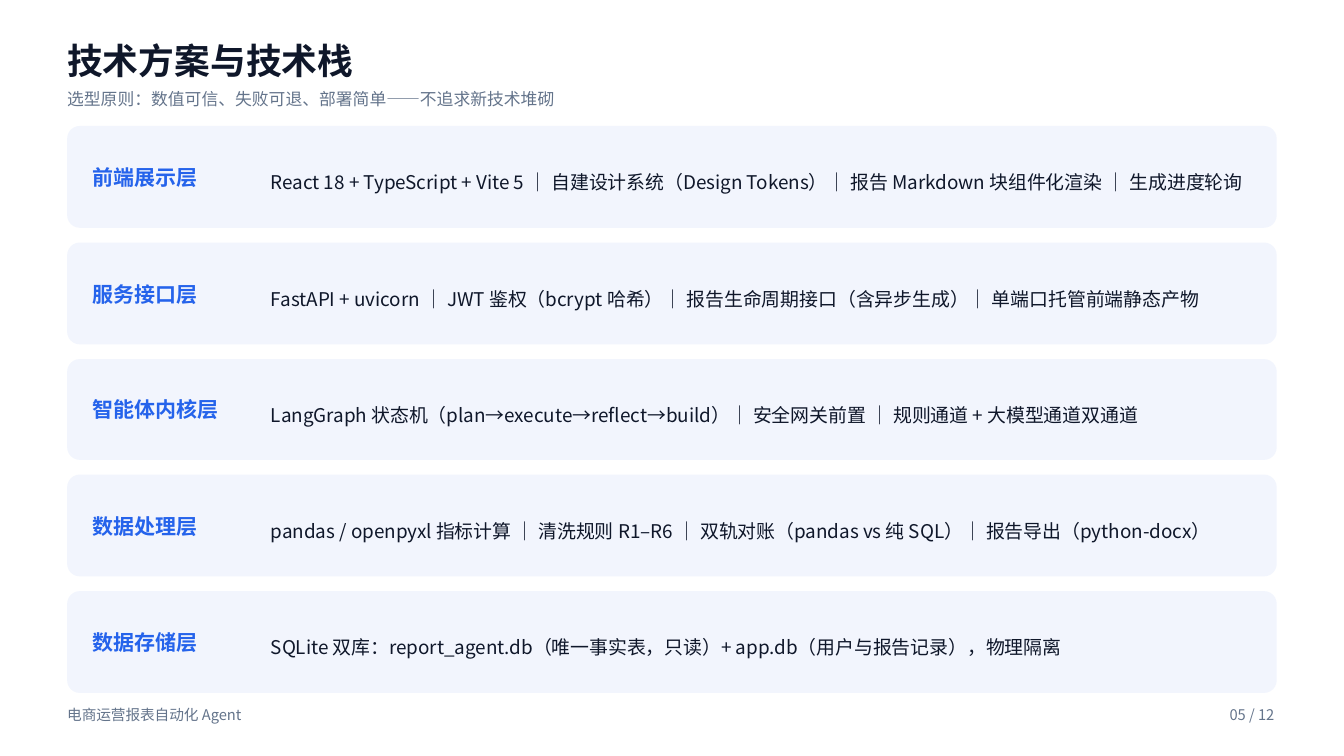
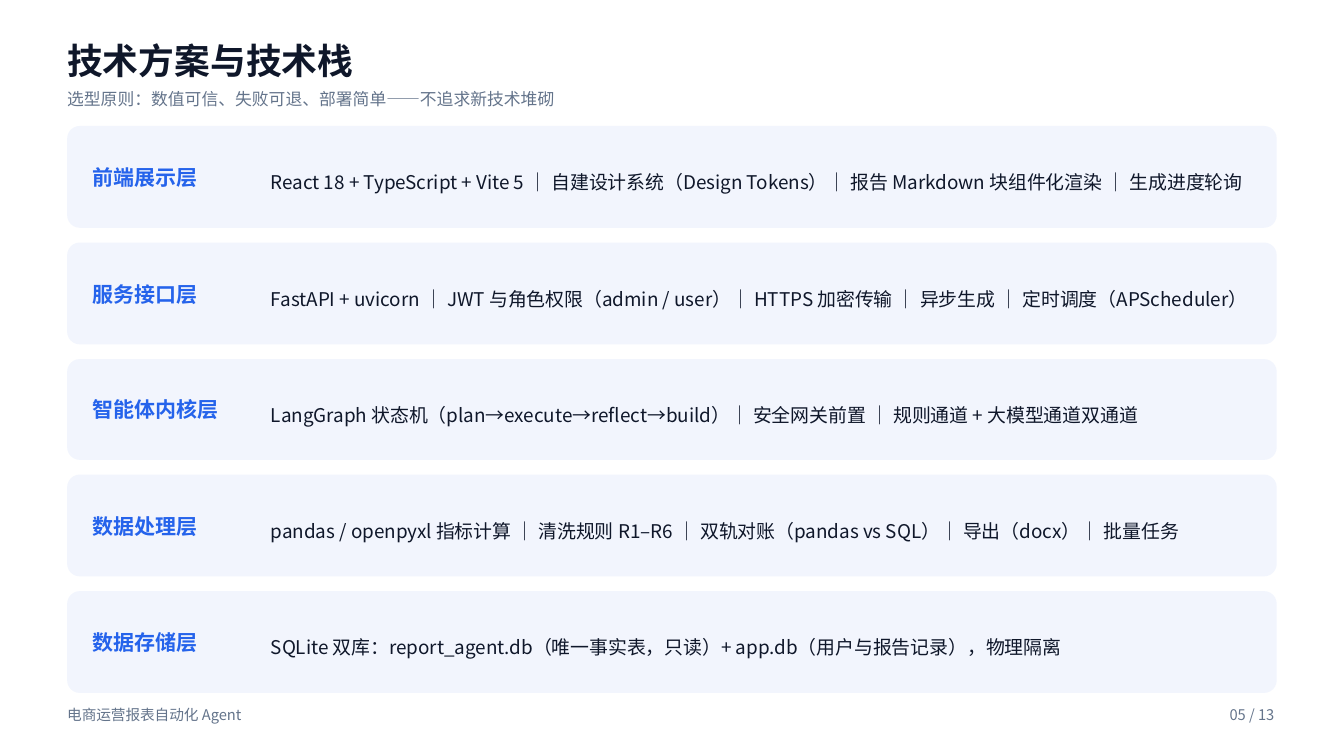
Before and after one commit to KakA82888/dev_master, a slide deck: slide 5 of deliver/电商运营报表自动化Agent/03.ppt/电商运营报表自动化Agent.pptx. Drawn at 1344x756 pixels with LibreOffice and Linux fonts; fonts in the diff are those of the drawing. Boxes give left, top, right and bottom in pixels: in the first picture for what was removed or moved away, otherwise in the second. Text is boxed around its words. In the diff, an @@ line names an element or a change of style, - is before the commit and + after.

Commit message:
docs(PPT): 汇报 PPT 更新至 13 页，补齐本轮新增能力
P05 技术栈：服务接口层补「JWT 与角色权限（admin/user）｜ HTTPS 加密传输 ｜ 定时调度（APScheduler）」，数据处理层补「批量任务」

新增 P09「任务书要求的功能补齐」：深拷贝 P08 三卡版式（沿用配色/圆角/阴影/坐标），内容为 ①定时与批量任务 ②修改意见沉淀 ③角色权限与加密传输

P10 实测结果：自动化测试数 26 → 40；全篇页码重排为 NN / 13

实现要点：先验证每个形状的全部 run 样式一致，再把新文本写入 runs[0] 并删除其余 run，从而在保留字号/颜色/加粗的前提下替换文本

踩坑修复：v1 误用「过滤后位置索引」定位形状导致错位一位、并覆盖了新页页码形状；改为形状真实下标后从备份重跑（备份见 .workbuddy/tmp/ppt_backup_20260915.pptx）

源文档同步：DESIGN.md 页码规则与页面映射表 12→13 行、STORY.md 时长页数（工作目录，不入库）

```diff
--- a/deliver/电商运营报表自动化Agent/03.ppt/电商运营报表自动化Agent.pptx
+++ b/deliver/电商运营报表自动化Agent/03.ppt/电商运营报表自动化Agent.pptx
@@ text at [271, 289, 1248, 309]: text changed @@
-FastAPI + uvicorn ｜ JWT 鉴权（bcrypt 哈希）｜ 报告生命周期接口（含异步生成）｜ 单端口托管前端静态产物
+FastAPI + uvicorn ｜ JWT 与角色权限（admin / user）｜ HTTPS 加密传输 ｜ 异步生成 ｜ 定时调度（APScheduler）
@@ text at [271, 521, 1179, 543]: text changed @@
-pandas / openpyxl 指标计算 ｜ 清洗规则 R1–R6 ｜ 双轨对账（pandas vs 纯 SQL）｜ 报告导出（python-docx）
+pandas / openpyxl 指标计算 ｜ 清洗规则 R1–R6 ｜ 双轨对账（pandas vs SQL）｜ 导出（docx）｜ 批量任务
@@ text at [1230, 709, 1274, 720]: text changed @@
-05 / 12
+05 / 13
```
Also in this commit, not shown: 9 other slides changed, 1 slide added, 2 other files.
